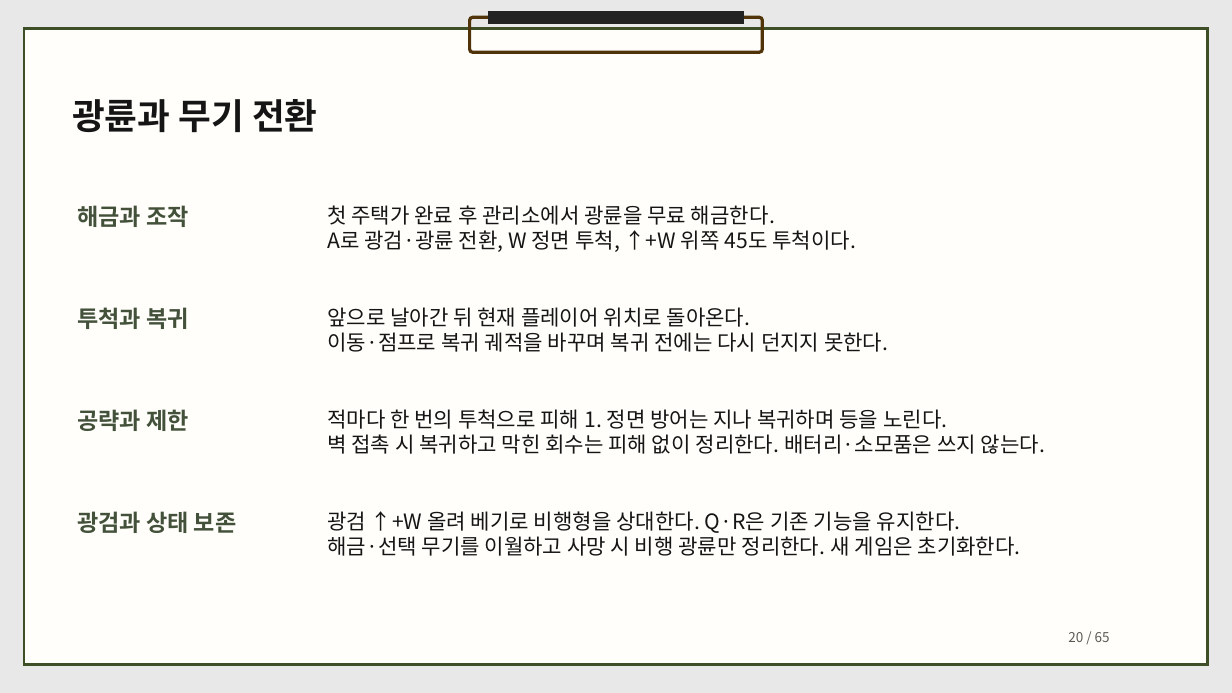
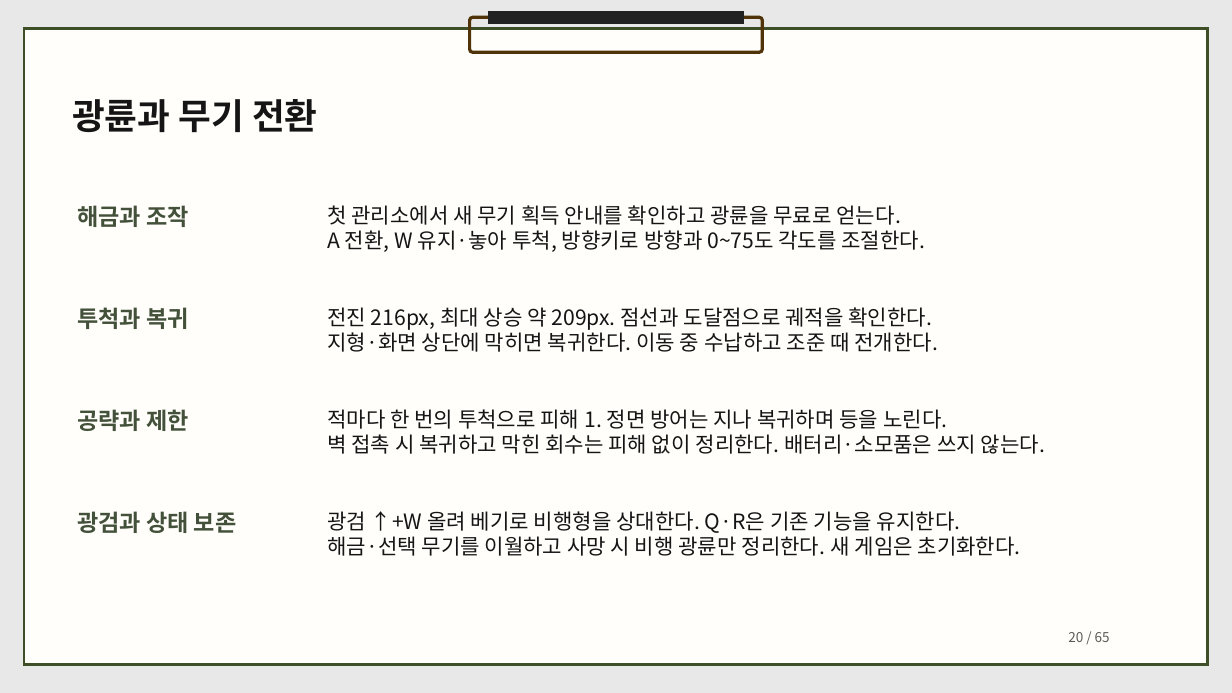
Before and after one commit to dbguswh/2Dgame_project, a slide deck: slide 20 of 2D게임프로그래밍 기획서.pptx. Drawn at 1232x693 pixels with LibreOffice and Linux fonts; fonts in the diff are those of the drawing. Boxes give left, top, right and bottom in pixels: in the first picture for what was removed or moved away, otherwise in the second. Text is boxed around its words. In the diff, an @@ line names an element or a change of style, - is before the commit and + after.

Commit message:
광륜 조준과 획득 안내 및 주택가 하부 경로 기획 보완

```diff
--- a/2D게임프로그래밍 기획서.pptx
+++ b/2D게임프로그래밍 기획서.pptx
@@ text at [327, 205, 926, 252]: text changed @@
-첫 주택가 완료 후 관리소에서 광륜을 무료 해금한다.
-A로 광검·광륜 전환, W 정면 투척, ↑+W 위쪽 45도 투척이다.
+첫 관리소에서 새 무기 획득 안내를 확인하고 광륜을 무료로 얻는다.
+A 전환, W 유지·놓아 투척, 방향키로 방향과 0~75도 각도를 조절한다.
@@ text at [327, 307, 938, 352]: text changed @@
-앞으로 날아간 뒤 현재 플레이어 위치로 돌아온다.
-이동·점프로 복귀 궤적을 바꾸며 복귀 전에는 다시 던지지 못한다.
+전진 216px, 최대 상승 약 209px. 점선과 도달점으로 궤적을 확인한다.
+지형·화면 상단에 막히면 복귀한다. 이동 중 수납하고 조준 때 전개한다.
```
Also in this commit, not shown: 7 other slides changed, 1 other file.
